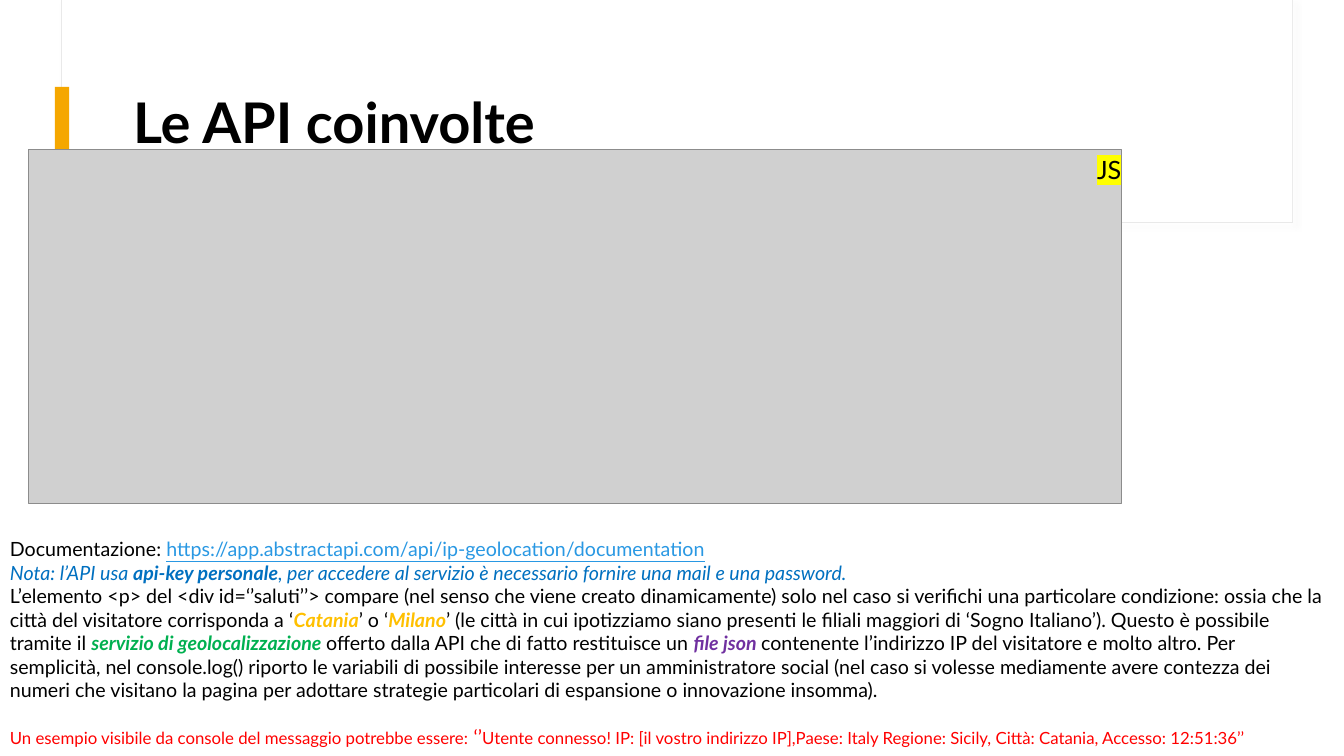
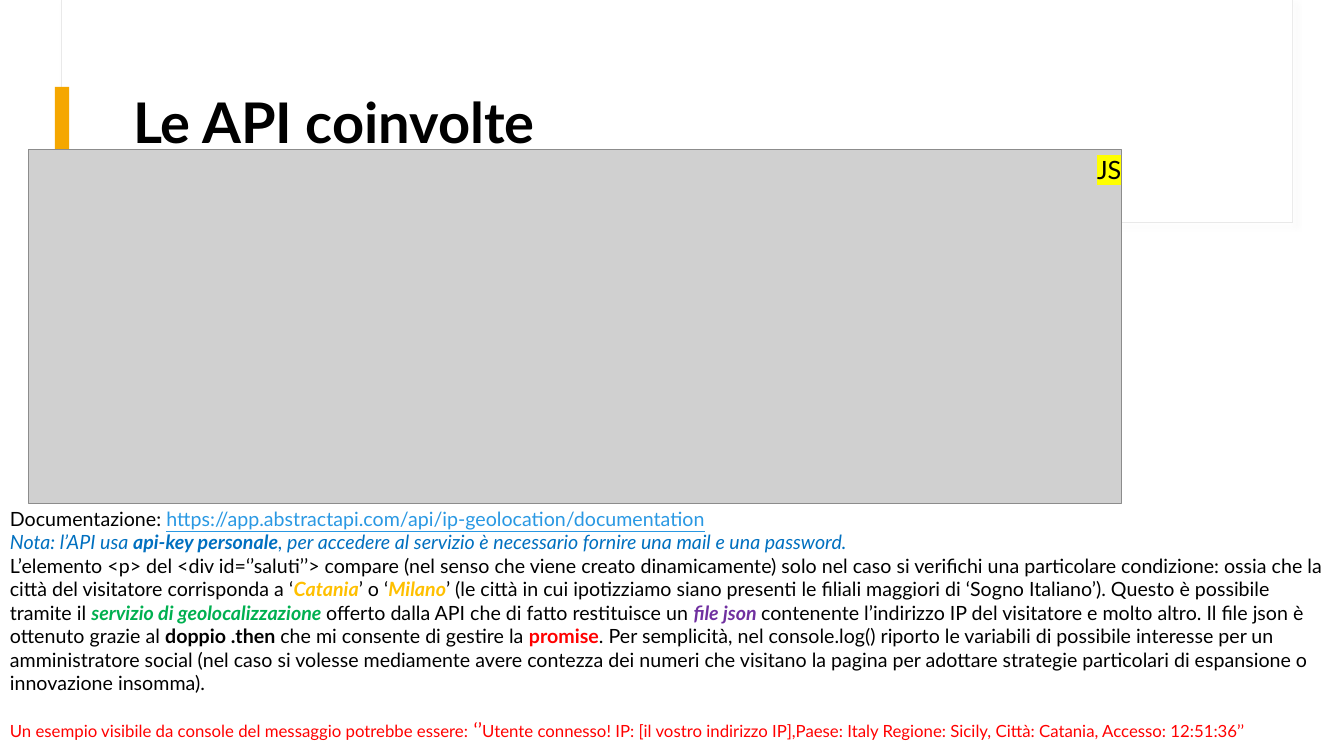
Before and after one commit to FrancescoCt/mhw3, a slide deck: slide 15 of mhw3.pptx. Drawn at 1344x756 pixels with LibreOffice and Linux fonts; fonts in the diff are those of the drawing; grey boxes stand for pictures. Boxes give left, top, right and bottom in pixels: in the first picture for what was removed or moved away, otherwise in the second. Text is boxed around its words. In the diff, an @@ line names an element or a change of style, - is before the commit and + after.

```diff
--- a/mhw3.pptx
+++ b/mhw3.pptx
@@ text "Documentazione: https://app.abstractapi.com/api/ip-geolocati ...": place and size @@
-text "Documentazione: https://app.abstractapi.com/api/ip-geolocati ..." at (10,541,1321,747)
+text "Documentazione: https://app.abstractapi.com/api/ip-geolocati ..." at (10,511,1321,740)
@@ text at (10,558,1321,693): text changed @@
-L’elemento <p> del <div id=‘’saluti’’> compare (nel senso che viene creato dinamicamente) solo nel caso si verifichi una particolare condizione: ossia che la città del visitatore corrisponda a ‘Catania’ o ‘Milano’ (le città in cui ipotizziamo siano presenti le filiali maggiori di ‘Sogno Italiano’). Questo è possibile tramite il servizio di geolocalizzazione offerto dalla API che di fatto restituisce un file json contenente l’indirizzo IP del visitatore e molto altro. Per semplicità, nel console.log() riporto le variabili di possibile interesse per un amministratore social (nel caso si volesse mediamente avere contezza dei numeri che visitano la pagina per adottare strategie particolari di espansione o innovazione insomma).
+L’elemento <p> del <div id=‘’saluti’’> compare (nel senso che viene creato dinamicamente) solo nel caso si verifichi una particolare condizione: ossia che la città del visitatore corrisponda a ‘Catania’ o ‘Milano’ (le città in cui ipotizziamo siano presenti le filiali maggiori di ‘Sogno Italiano’). Questo è possibile tramite il servizio di geolocalizzazione offerto dalla API che di fatto restituisce un file json contenente l’indirizzo IP del visitatore e molto altro. Il file json è ottenuto grazie al doppio .then che mi consente di gestire la promise. Per semplicità, nel console.log() riporto le variabili di possibile interesse per un amministratore social (nel caso si volesse mediamente avere contezza dei numeri che visitano la pagina per adottare strategie particolari di espansione o innovazione insomma).
```
Also in this commit, not shown: 2 other files.
